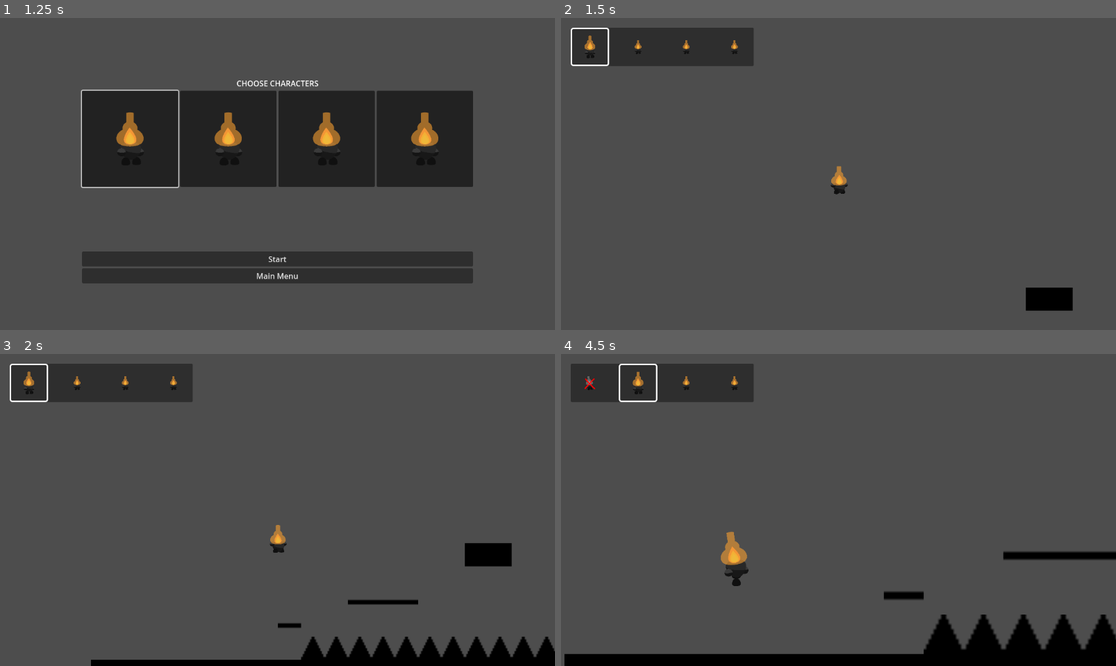
Above: before the commit, frames 1-4 (two rows, left to right).
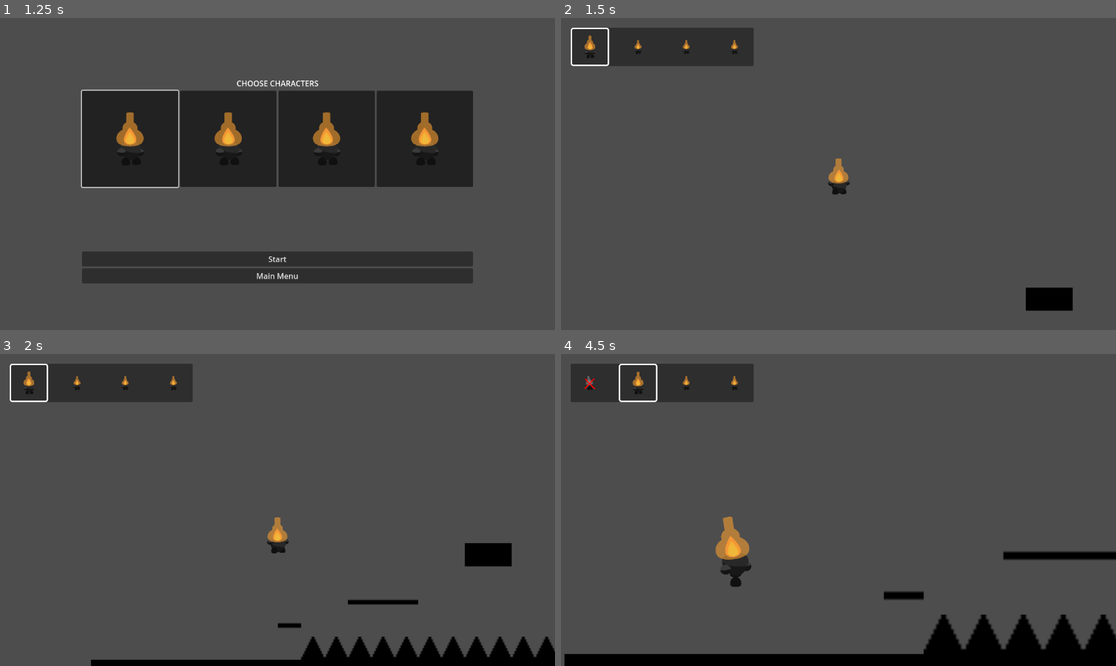
Above: after the commit, the same moments.

Repository: StarikTenger/PlatformerGame2025
Game: Godot game, scene res://scenes/UI/LevelManager.tscn
The game is run twice, just before and just after one commit, with the same random seed, the same clock (stepped at 60 frames per second) and the same inputs.
Inputs:
- Up to frame 1 (1.25 s): click "1" at 0.5 s
- Up to frame 2 (1.5 s): click "Start" at 1.25 s
- Up to frame 3 (2 s): no input
- Up to frame 4 (4.5 s): hold D (move_right) 2.03-3.53 s; tap Ctrl (ctrl) at 2.1 s; tap Space (jump) at 2.27, 3.02 s; tap P (dash) at 2.85 s; tap Enter at 3.5 s; hold A (move_left) 3.53-4.28 s; hold Z (level_overview) 3.53-4.28 s; hold D (move_right) from 4.28 s (still down); tap Tab (switch_char) at 4.35 s

Frame 1 is identical in both runs. In frame 2, 0.2% of the frame differs, in the area x 48-53%, y 44-57%; in frame 3, 0.2%; in frame 4, 0.6%, in the area x 27-35%, y 52-75%.

Commit message:
players' sizes aligned

Diff:
--- a/scenes/Players/earth_player.tscn
+++ b/scenes/Players/earth_player.tscn
@@ -8,7 +8,8 @@
 script = ExtResource("2_20l7q")
 
 [node name="Sprite2D" parent="." index="0"]
-scale = Vector2(0.584, 0.548)
+position = Vector2(0, -18)
+scale = Vector2(0.754, 0.708)
 sprite_frames = ExtResource("2_apmm2")
 animation = &"walk"
 frame = 20
--- a/scenes/Players/fire_player.tscn
+++ b/scenes/Players/fire_player.tscn
@@ -9,8 +9,8 @@
 explosion_radius = 4
 
 [node name="Sprite2D" parent="." index="0"]
-position = Vector2(2, -1)
-scale = Vector2(0.584, 0.548)
+position = Vector2(0, -18)
+scale = Vector2(0.754, 0.708)
 sprite_frames = ExtResource("3_lnaqo")
 animation = &"walk"
 autoplay = "idle"
--- a/scenes/Players/wind_player.tscn
+++ b/scenes/Players/wind_player.tscn
@@ -8,8 +8,8 @@
 script = ExtResource("2_6uy08")
 
 [node name="Sprite2D" parent="." index="0"]
-position = Vector2(-1, -18)
-scale = Vector2(0.753879, 0.707407)
+position = Vector2(0, -18)
+scale = Vector2(0.754, 0.708)
 sprite_frames = ExtResource("3_6uy08")
 animation = &"walk"
 autoplay = "idle"
